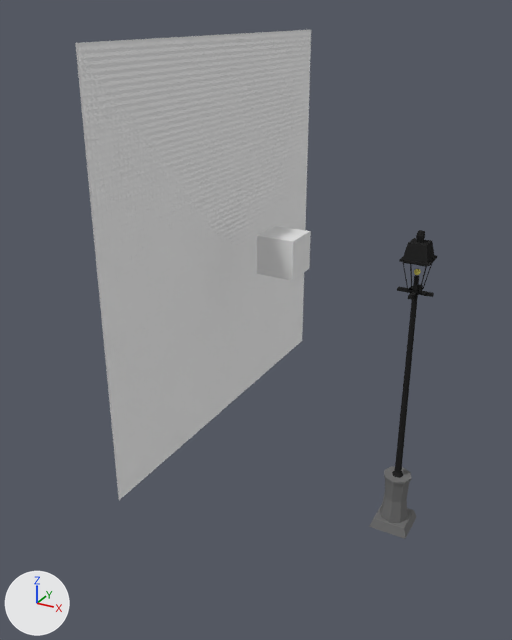
What one commit did to the Blender file alexis/lamppost.blend.
Before and after are seen from a 50 mm lens placed at (8.4, -30.7, 25.5), pointed at (-7.6, -1.6, 10.9). The lights are fixed; the arrows at lower left show +X, +Y and +Z.
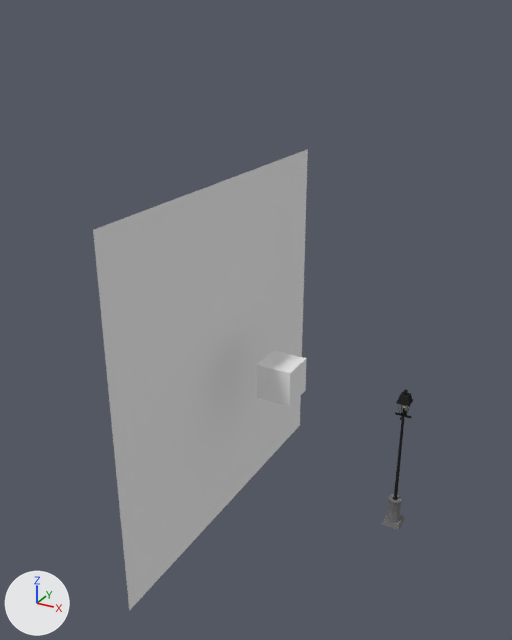
Location of each change, [x1, y1, x2, y2] in pixels of the pictures (512 x 640 px):
'Plane', reshaped, moved (9% narrower)
    before: [75, 30, 311, 500]
    after: [93, 149, 308, 611]
'Cube', moved
    before: [257, 226, 311, 280]
    after: [257, 351, 307, 407]
'Cylinder', deleted
    before: [369, 230, 437, 539]
    faces in mat_material (black #292929): [392, 230, 437, 478]
    faces in mat_material_001 (grey #727272): [369, 466, 416, 539]
'Sphere', reshaped, moved, rescaled
    before: [414, 269, 421, 275]
    after: [382, 389, 413, 530]

Patch to the scene script:
```diff
--- a/alexis/lamppost.blend.py
+++ b/alexis/lamppost.blend.py
@@ me_sphere @@
 # used by ob_sphere; location = (0.0, 0.0, 14.36); scale = (0.15, 0.15, 0.15)
-me_sphere.from_pydata(...)  # 482 vertices, 512 faces; spans x -1.0..1.0, y -1.0..1.0, z -1.0..1.0
+me_sphere.from_pydata(...)  # 634 vertices, 631 faces; spans x -6.67..6.67, y -6.67..6.67, z 0.0..108.67
+# me_sphere part 1: 482 vertices removed from x -1.0..1.0, y -1.0..1.0, z -1.0..1.0; 634 vertices added at x -6.67..6.67, y -6.67..6.67, z 0.0..108.67
 me_sphere.materials.append(mat_material_002)
+me_sphere.materials.append(mat_material)  # black #292929
+me_sphere.materials.append(mat_material_001)  # grey #727272
@@ me_plane_001 @@
 me_plane_001.from_pydata(...)  # 8 vertices, 6 faces; spans x -1.0..1.0, y -1.0..1.0, z 0.0
 # used by ob_plane; location = (-10.32, 0.0, 14.36); rotation_euler = (0.0, 1.571, 0.0), in degrees (0, 90, 0); scale = (10.0, 10.0, 10.0)
 # verts and faces of me_plane_001; kept vertices keep their numbers, new ones are numbered from 8
 # before: 0 (-1.0, -1.0, 0.0) at pixel (75, 42), 1 (1.0, -1.0, 0.0) at pixel (118, 500), 2 (-1.0, 1.0, 0.0) at pixel (311, 29), 3 (1.0, 1.0, 0.0) at pixel (302, 340), 4 (-1.0, -1.0, 0.0) at pixel (75, 42)
 # before: 5 (1.0, -1.0, 0.0) at pixel (118, 500), 6 (-1.0, 1.0, 0.0) at pixel (311, 29), 7 (1.0, 1.0, 0.0) at pixel (302, 340)
+# me_plane_001 part 2
+delete_vertices([*range(4, 8)])  # with the faces that use them
+delete_faces([(0, 2, 3, 1)])
+faces += [(0, 1, 3, 2)]
 me_plane_001.materials.append(mat_material_003)
@@ ob_cube @@
 ob_cube = bpy.data.objects.new('Cube', me_cube)
-ob_cube.location = (-6.89, 0.0, 14.2)
+ob_cube.location = (-6.89, 0.0, 7.03)
@@ ob_sphere @@
 ob_sphere = bpy.data.objects.new('Sphere', me_sphere)
-ob_sphere.location = (0.0, 0.0, 14.36)
-ob_sphere.scale = (0.15, 0.15, 0.15)
+ob_sphere.location = (0.0, 0.0, 0.0)
+ob_sphere.scale = (0.075, 0.075, 0.075)
@@ ob_plane @@
 ob_plane = bpy.data.objects.new('Plane', me_plane_001)
-ob_plane.location = (-10.32, 0.0, 14.36)
+ob_plane.location = (-10.32, 0.0, 7.48)
 ob_plane.rotation_euler = (0.0, 1.571, 0.0)  # degrees (0, 90, 0)
@@ ob_cylinder @@
-ob_cylinder = bpy.data.objects.new('Cylinder', me_cylinder)
-ob_cylinder.location = (0.0, 0.0, 1.5)
-ob_cylinder.scale = (0.75, 0.75, 1.0)
```
